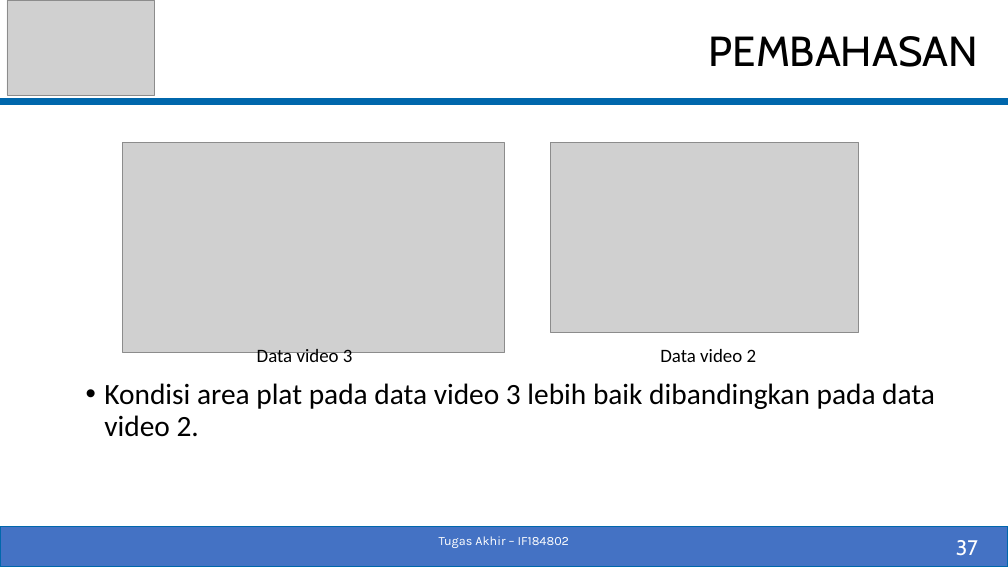
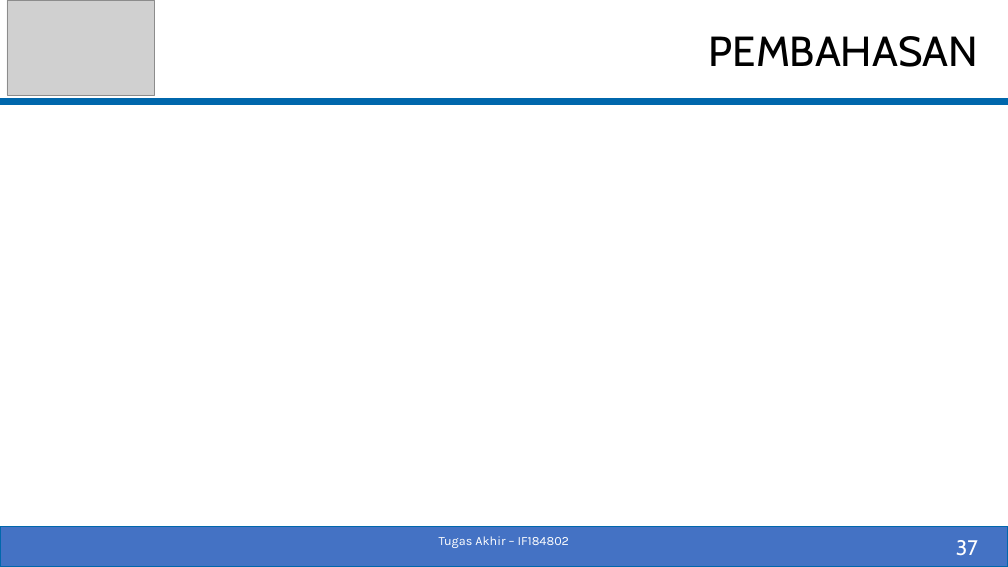
Before and after one commit to fenezema/Tugas-Akhir, a slide deck: slide 37 of Dokumen/05111540000055-Pradipta-Baskara-Slide_TA.pptx. Drawn at 1008x567 pixels with LibreOffice and Linux fonts; fonts in the diff are those of the drawing; grey boxes stand for pictures. Boxes give left, top, right and bottom in pixels: in the first picture for what was removed or moved away, otherwise in the second. Text is boxed around its words. In the diff, an @@ line names an element or a change of style, - is before the commit and + after.

```diff
--- a/Dokumen/05111540000055-Pradipta-Baskara-Slide_TA.pptx
+++ b/Dokumen/05111540000055-Pradipta-Baskara-Slide_TA.pptx
@@ picture removed at [123, 142, 504, 352] @@
@@ picture removed at [551, 142, 860, 332] @@
@@ text removed at [257, 349, 353, 367] @@
-Data video 3
@@ text removed at [660, 349, 757, 362] @@
-Data video 2
@@ text removed at [104, 383, 935, 437] @@
-• Kondisi area plat pada data video 3 lebih baik dibandingkan pada data video 2.
```
Also in this commit, not shown: 2 other slides changed, 16 other files.
